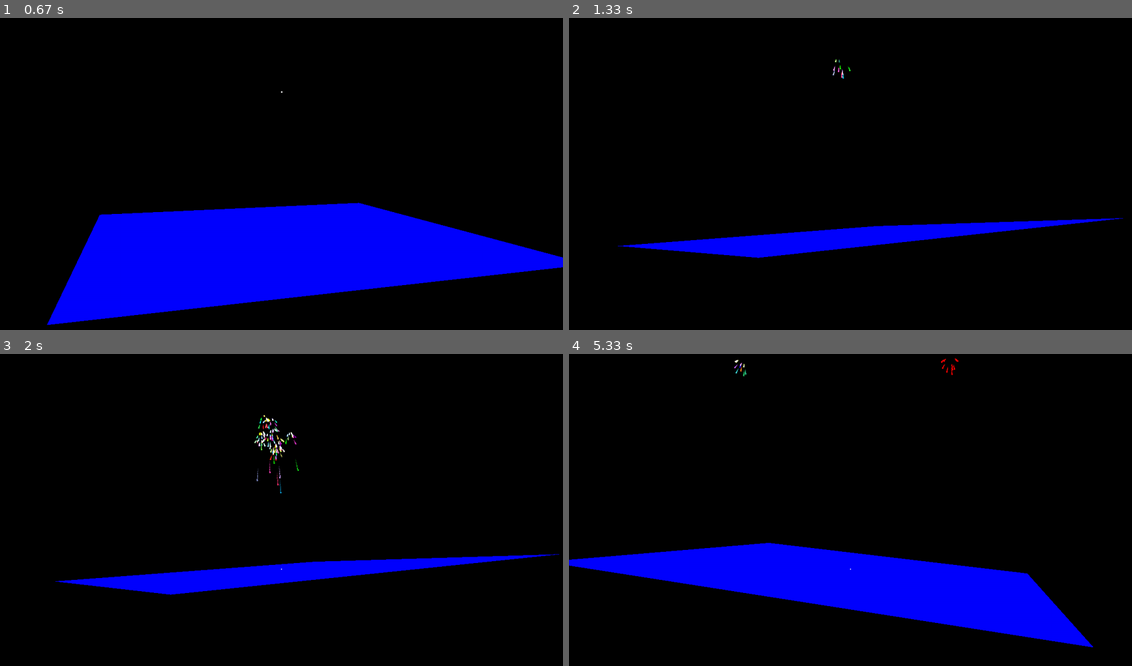
Above: before the commit, frames 1-4 (two rows, left to right).
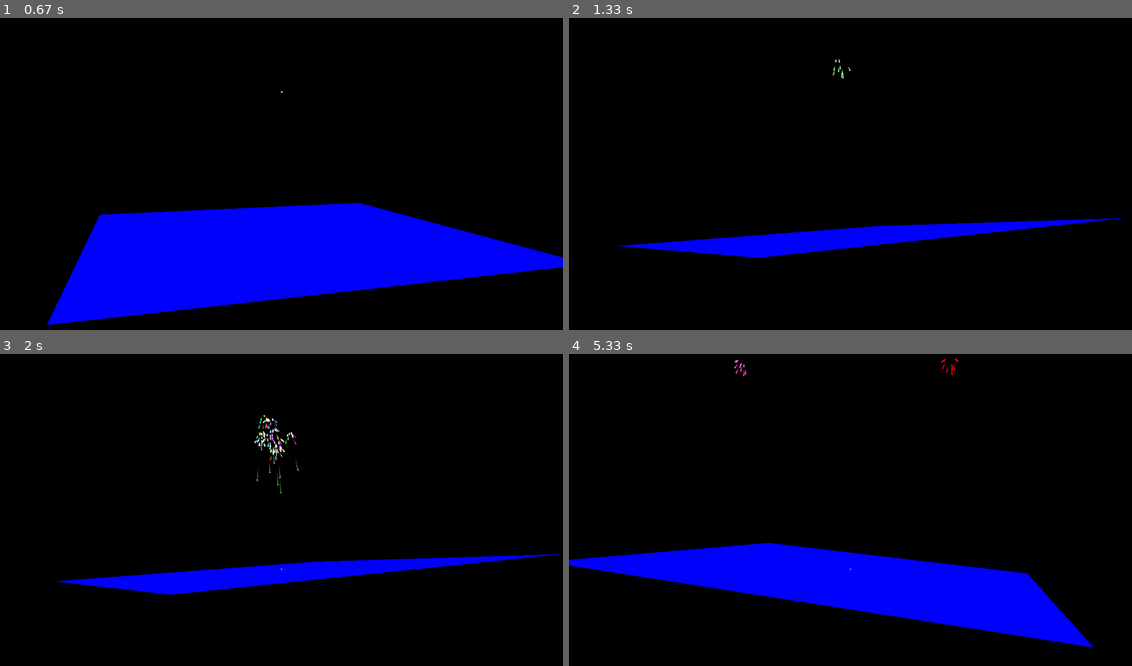
Above: after the commit, the same moments.

Repository: RayestGeeta/Pygame
Game: pygame game, started from pyro.py
Same seed, same stepped clock (60 frames per second), same inputs: the game is played once before the commit and once after it.
Inputs:
- Up to frame 1 (0.67 s): type "1 (at the terminal prompt)" at 0 s; hold Right from 0.33 s (still down)
- Up to frame 2 (1.33 s): release Right at 0.8 s; hold Up 0.83-1.13 s; hold Right from 1.17 s (still down)
- Up to frame 3 (2 s): release Right at 1.63 s; hold Left from 1.67 s (still down)
- Up to frame 4 (5.33 s): release Left at 2.2 s; hold Down 2.23-2.53 s; hold Left 2.57-2.97 s; hold Up 3-3.37 s; hold Right 3.4-4.03 s; hold Down 4.07-4.43 s; hold Left 4.47-4.93 s; hold Right from 4.97 s (still down)

Frame 1 is identical in both runs. In frame 2, less than 0.1% of the frame differs, in the area x 46-50%, y 13-20%; in frame 3, less than 0.1%, in the area x 45-54%, y 28-45%; in frame 4, less than 0.1%.

Commit message:
update drive

Diff:
--- a/Fireworks.py
+++ b/Fireworks.py
@@ -146,7 +146,7 @@
 
 
 
-def main(number , cs):
+def main(number , cs, f):
 
     fire = Fire()
     pygame.init()
@@ -223,19 +223,34 @@
         if 1500 < sim_time:
             sim_time = 0
 
-        if sim_time == 0:
-            plist1 = []
-            plist2 = []
-            plist3 = []
-            plist4 = []
-            plist5 = []
-
-            for i in range(number):
-                plist1.append(Particle(0, 0, 0, (random.random(), random.random(), random.random(), 1)))
-                plist2.append(Particle(-5, 0, 5, cs[1]))
-                plist3.append(Particle(-5, 0, -5, (random.random(), random.random(), random.random(), 1)))
-                plist4.append(Particle(5, 0, -5, cs[3]))
-                plist5.append(Particle(5, 0, 5, (random.random(), random.random(), random.random(), 1)))
+        if f == 'no':
+            if sim_time == 0:
+                plist1 = []
+                plist2 = []
+                plist3 = []
+                plist4 = []
+                plist5 = []
+
+                for i in range(number):
+                    plist1.append(Particle(0, 0, 0, (random.random(), random.random(), random.random(), 1)))
+                    plist2.append(Particle(-5, 0, 5, cs[1]))
+                    plist3.append(Particle(-5, 0, -5, (random.random(), random.random(), random.random(), 1)))
+                    plist4.append(Particle(5, 0, -5, cs[3]))
+                    plist5.append(Particle(5, 0, 5, (random.random(), random.random(), random.random(), 1)))
+        else:
+            if sim_time == 0:
+                plist1 = []
+                plist2 = []
+                plist3 = []
+                plist4 = []
+                plist5 = []
+
+                for i in range(number):
+                    plist1.append(Particle(0, 0, 0, cs[0]))
+                    plist2.append(Particle(-5, 0, 5, cs[1]))
+                    plist3.append(Particle(-5, 0, -5, cs[2]))
+                    plist4.append(Particle(5, 0, -5, cs[3]))
+                    plist5.append(Particle(5, 0, 5, cs[4]))
         if sim_time == 200:
             plist6 = []
             for i in range(len(plist1)):
--- a/pyro.py
+++ b/pyro.py
@@ -1,16 +1,20 @@
 from Fireworks import *
-
 
 print('Would you like to customize it？ (yes or no)')
 f = input()
 if f == 'yes':
-    number = input('Number of particles in a firework:(Default 100)\n')
-    cs = input('Colors:(Default 2 of them are with single colors (red, green) '
-               'and the other 3 with randomly generated colors) (style:(1, 0, 0, 1)\n')
+    number = int(input('Number of particles in a firework:(Default 5)\n'))
+    cs = []
+    for i in range(5):
+
+        cs.append(tuple([int(i) for i in input('Colors' + str(i) + ':(Default 2 of them are with single colors (red, green) '
+                                                  'and the other 3 with randomly generated colors) (style:(1, 0, 0, 1)\n').split(',')]))
+    print(cs)
+
 else:
     number = 10
     cs = [(random.random(), random.random(), random.random(), 1), (1, 0, 0, 1),
           (random.random(), random.random(), random.random(), 1), (0, 1, 0, 1),
           (random.random(), random.random(), random.random(), 1)]
 
-main(number, cs)
+main(number, cs, f)
